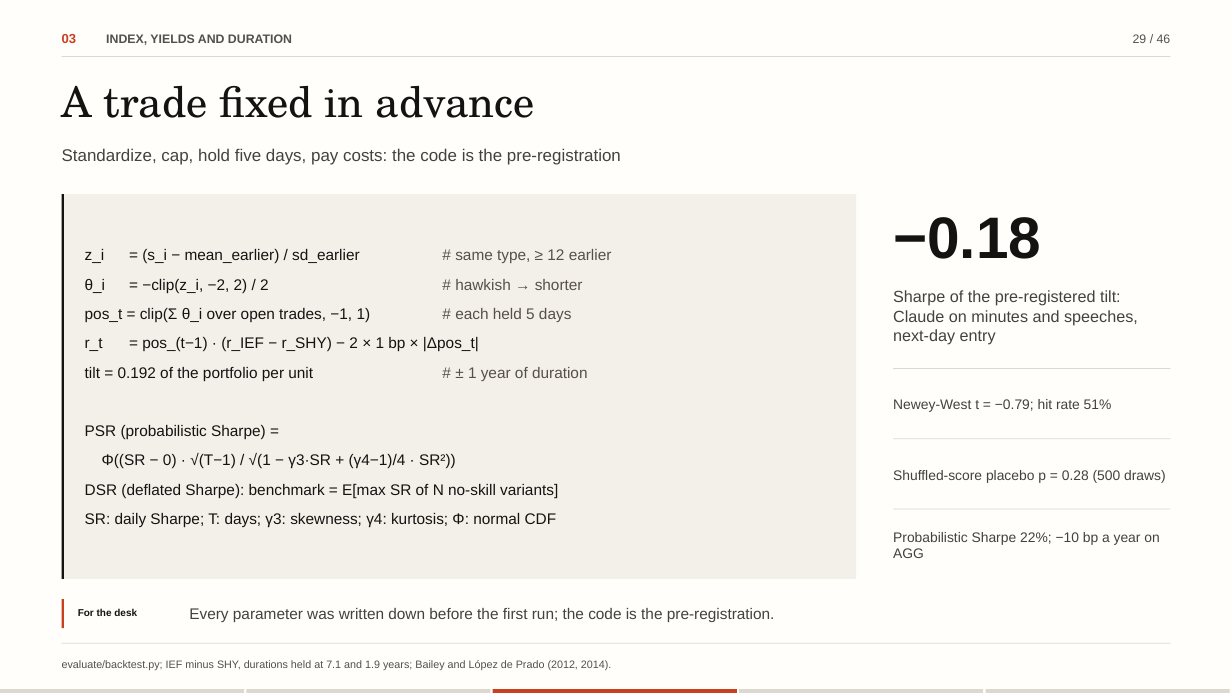
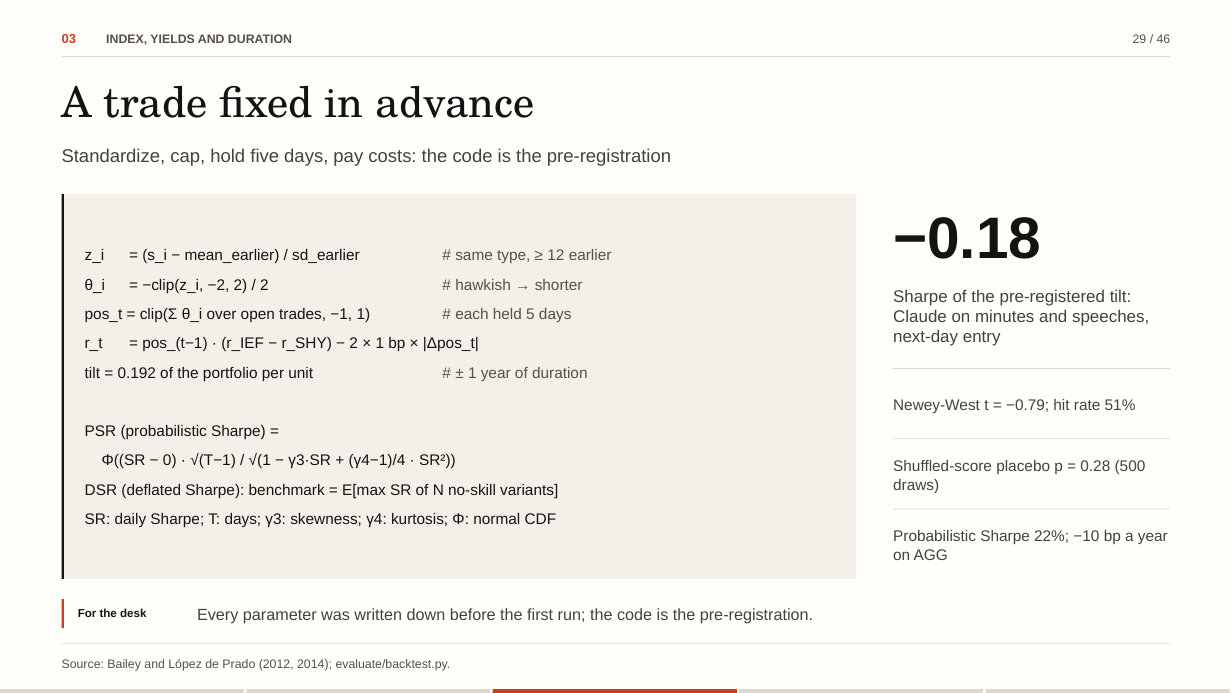
Before and after one commit to flukier1016/fomc-tone-lab, a slide deck: slide 29 of docs/slides/FOMC-Tone-Lab-editable.pptx. Drawn at 1232x693 pixels with LibreOffice and Linux fonts; fonts in the diff are those of the drawing. Boxes give left, top, right and bottom in pixels: in the first picture for what was removed or moved away, otherwise in the second. Text is boxed around its words. In the diff, an @@ line names an element or a change of style, - is before the commit and + after.

Commit message:
Sync with revision 3430cea
The deck now names the public repository on its first and last slides, keeps one-line source footers and a list-style contents page; the write-up is set in the course homework style with references at the end; SUBMISSION.md is a short guide for graders.

```diff
--- a/docs/slides/FOMC-Tone-Lab-editable.pptx
+++ b/docs/slides/FOMC-Tone-Lab-editable.pptx
@@ text "Standardize, cap, hold five days, ..." at <box>62,148,671,166</box>: size 13.2 to 14.4 pt @@
@@ text "Sharpe of the pre-registered tilt: ..." at <box>893,289,1149,346</box>: size 12.6 to 13.2 pt @@
@@ size 10.8 to 12 pt in 3 elements at <box>893,399,1136,413</box>, <box>893,460,1146,493</box>, <box>893,530,1168,560</box> @@
@@ text "For the desk" at <box>78,608,146,617</box>: size 7.8 to 9 pt @@
@@ text "Every parameter was written down ...": place and size @@
-text "Every parameter was written down ..." at <box>189,608,775,622</box>
+text "Every parameter was written down ..." at <box>197,608,813,624</box>
@@ text "Every parameter was written down ..." at <box>197,608,813,624</box>: size 12 to 12.6 pt @@
@@ text at <box>62,659,451,671</box>: text changed; size 8.4 to 9.6 pt @@
-evaluate/backtest.py; IEF minus SHY, durations held at 7.1 and 1.9 years; Bailey and López de Prado (2012, 2014).
+Source: Bailey and López de Prado (2012, 2014); evaluate/backtest.py.
```
Also in this commit, not shown: 45 other slides changed, 20 other files.
